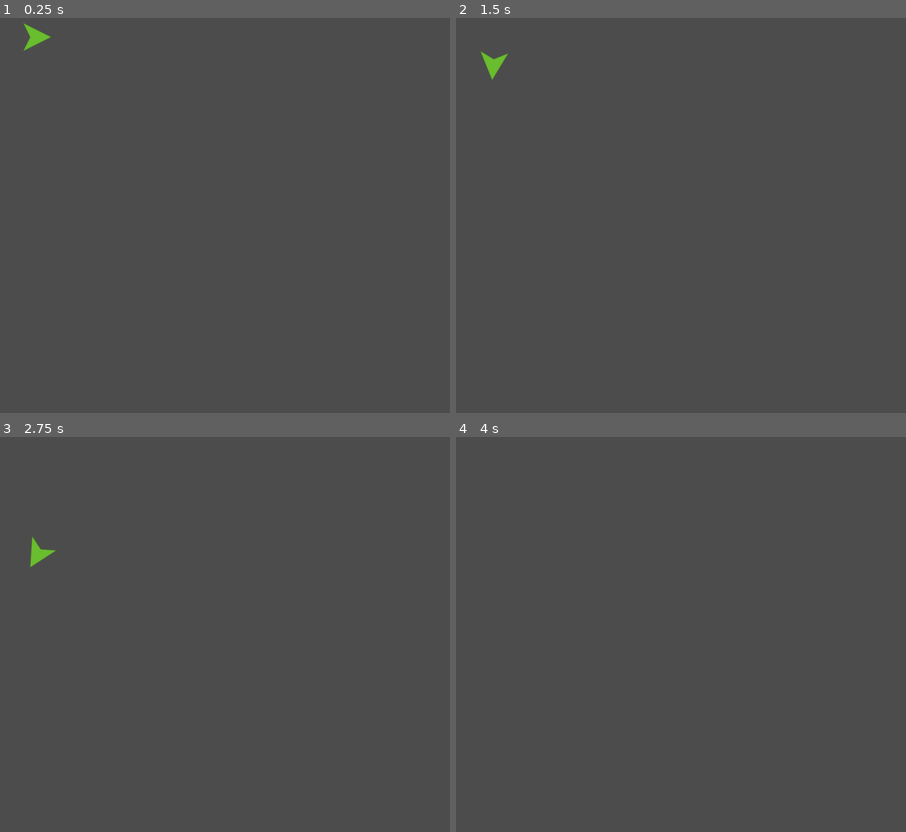
Above: before the commit, frames 1-4 (two rows, left to right).
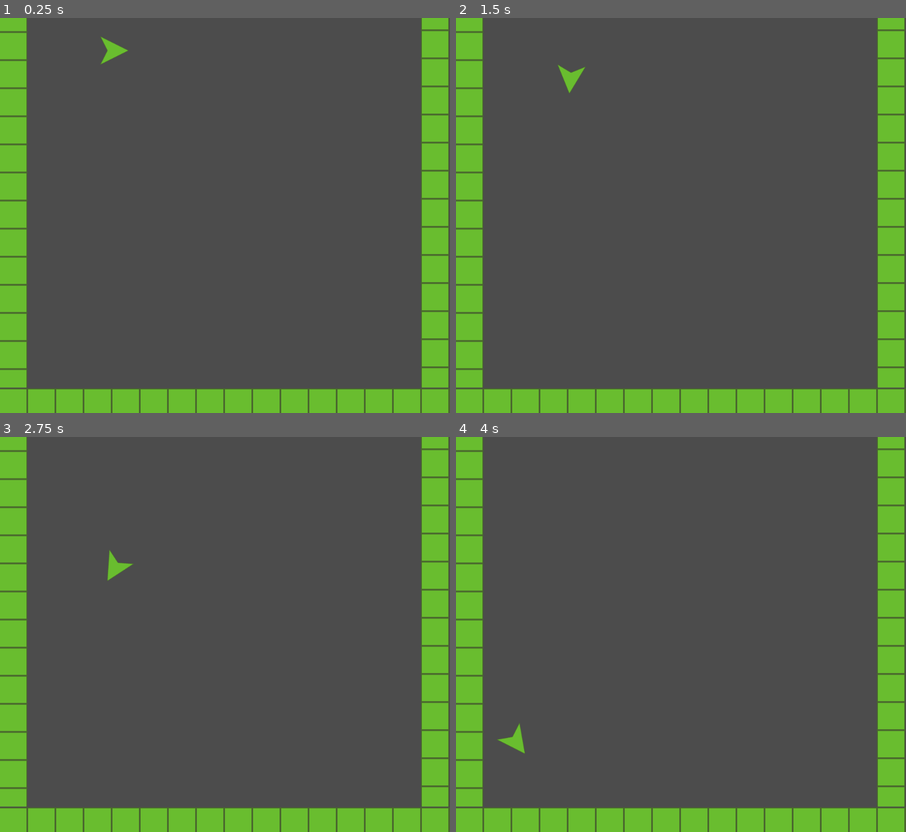
Above: after the commit, the same moments.

Repository: CodeChomper/LDJam42
Game: Godot game, scene res://Scenes/Level.tscn
Two runs of this game, one before a commit and one after it. Both use one fixed random seed, a clock stepped at 60 frames per second and the inputs below.
Inputs:
- Up to frame 1 (0.25 s): no input
- Up to frame 2 (1.5 s): tap Enter at 0.5 s; hold D (player_right) 0.53-1.28 s; hold A (player_left) from 1.28 s (still down)
- Up to frame 3 (2.75 s): release A (player_left) at 2.03 s; hold D (player_right) from 2.03 s (still down)
- Up to frame 4 (4 s): release D (player_right) at 2.78 s; hold W (player_thrust) 2.78-3.53 s; hold A (player_left) from 3.53 s (still down)

The runs differ from the first frame. In frame 1, 18% of the frame differs, in the area x 0-100%, y 0-100%; in frame 2, 18%; in frame 3, 18%; in frame 4, 18%.

Commit message:
game walls made

Diff:
--- a/Scenes/Level.tscn
+++ b/Scenes/Level.tscn
@@ -1,7 +1,8 @@
-[gd_scene load_steps=3 format=2]
+[gd_scene load_steps=4 format=2]
 
 [ext_resource path="res://Scripts/Level.gd" type="Script" id=1]
 [ext_resource path="res://Scenes/Ship.tscn" type="PackedScene" id=2]
+[ext_resource path="res://Scenes/Wall.tscn" type="PackedScene" id=3]
 
 [node name="Level" type="Node2D" index="0"]
 
@@ -9,4 +10,26 @@
 
 [node name="Ship" parent="." index="0" instance=ExtResource( 2 )]
 
-position = Vector2( 84.7279, 41.4418 )
+position = Vector2( 260.467, 72.1264 )
+
+[node name="Walls" type="Node" parent="." index="1"]
+
+[node name="Wall" parent="Walls" index="0" instance=ExtResource( 3 )]
+
+margin_left = -2.0
+margin_top = 844.0
+margin_right = 1061.0
+margin_bottom = 908.0
+
+[node name="Wall2" parent="Walls" index="1" instance=ExtResource( 3 )]
+
+margin_left = -2.0
+margin_right = 62.0
+margin_bottom = 842.0
+
+[node name="Wall3" parent="Walls" index="2" instance=ExtResource( 3 )]
+
+margin_left = 958.0
+margin_top = -36.0
+margin_right = 1022.0
+margin_bottom = 842.0
--- /dev/null
+++ b/Scenes/Wall.tscn
@@ -0,0 +1,48 @@
+[gd_scene load_steps=4 format=2]
+
+[ext_resource path="res://imgs/Block.png" type="Texture" id=1]
+[ext_resource path="res://Scripts/Wall.gd" type="Script" id=2]
+
+[sub_resource type="RectangleShape2D" id=1]
+
+custom_solver_bias = 0.0
+extents = Vector2( 32, 32 )
+
+[node name="Wall" type="TextureRect"]
+
+anchor_left = 0.0
+anchor_top = 0.0
+anchor_right = 0.0
+anchor_bottom = 0.0
+margin_left = -32.0
+margin_top = -32.0
+margin_right = 32.0
+margin_bottom = 32.0
+grow_horizontal = 0
+grow_vertical = 0
+rect_pivot_offset = Vector2( 0, 0 )
+rect_clip_content = false
+mouse_filter = 1
+mouse_default_cursor_shape = 0
+size_flags_horizontal = 1
+size_flags_vertical = 1
+texture = ExtResource( 1 )
+stretch_mode = 2
+script = ExtResource( 2 )
+_sections_unfolded = [ "Anchor", "Grow Direction", "Rect", "Transform" ]
+
+[node name="StaticBody2D" type="StaticBody2D" parent="." index="0"]
+
+position = Vector2( 32, 32 )
+input_pickable = false
+collision_layer = 1
+collision_mask = 1
+constant_linear_velocity = Vector2( 0, 0 )
+constant_angular_velocity = 0.0
+friction = 1.0
+bounce = 0.0
+_sections_unfolded = [ "Transform" ]
+
+[node name="CollisionShape2D" type="CollisionShape2D" parent="StaticBody2D" index="0"]
+
+shape = SubResource( 1 )
--- /dev/null
+++ b/Scripts/Wall.gd
@@ -0,0 +1,27 @@
+tool
+extends TextureRect
+
+# class member variables go here, for example:
+# var a = 2
+# var b = "textvar"
+var colShape
+
+func _ready():
+	# Called when the node is added to the scene for the first time.
+	# Initialization here
+	set_col_shape()
+	pass
+
+func _process(delta):
+	if Engine.is_editor_hint():
+		set_col_shape()
+	pass
+
+func set_col_shape():
+	if colShape == null:
+		colShape = RectangleShape2D.new()
+		$StaticBody2D/CollisionShape2D.shape = colShape
+
+	$StaticBody2D/CollisionShape2D.shape = colShape
+	colShape.set_extents(self.rect_size / 2)
+	$StaticBody2D.position = self.rect_size / 2
